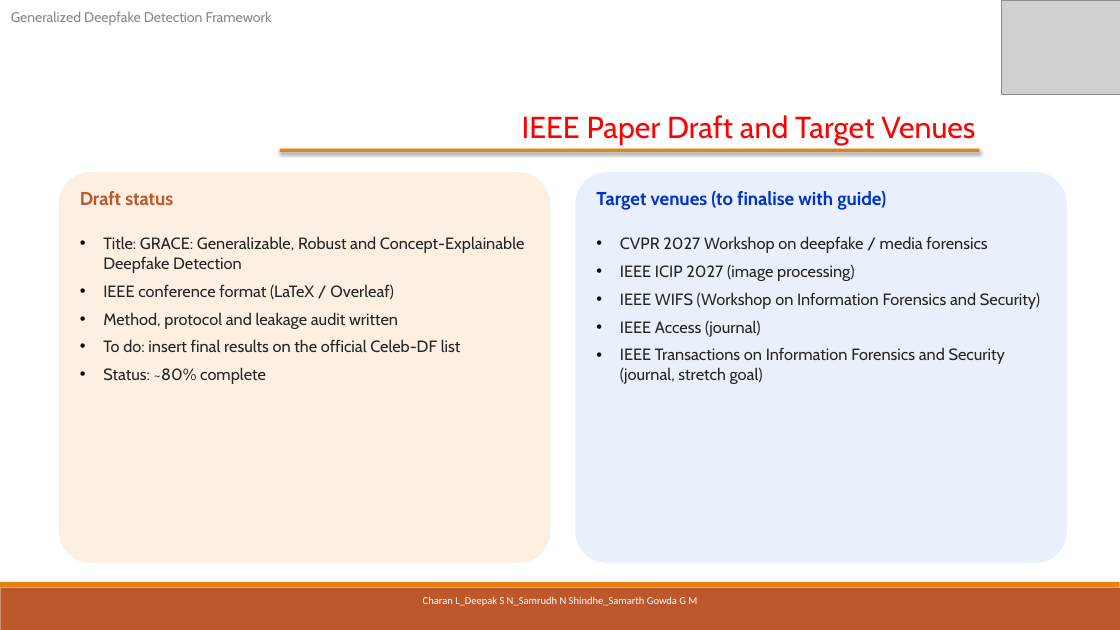
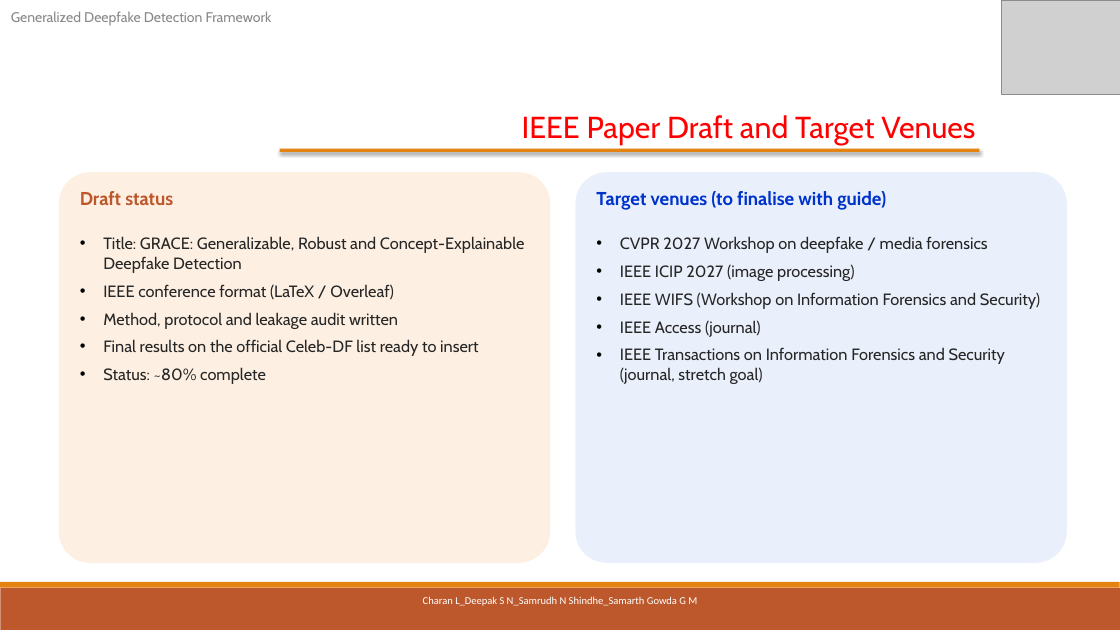
Before and after one commit to pes1ug23cs178/CAPSTONE_PW_26_RJ_02, a slide deck: slide 26 of ESA Report/output/PW26_RJ_02_Review3.pptx. Drawn at 1120x630 pixels with LibreOffice and Linux fonts; fonts in the diff are those of the drawing; grey boxes stand for pictures. Boxes give left, top, right and bottom in pixels: in the first picture for what was removed or moved away, otherwise in the second. Text is boxed around its words. In the diff, an @@ line names an element or a change of style, - is before the commit and + after.

Commit message:
Final report and Review-3 slides with official Celeb-DF results; README numbers; fix Word author field

```diff
--- a/ESA Report/output/PW26_RJ_02_Review3.pptx
+++ b/ESA Report/output/PW26_RJ_02_Review3.pptx
@@ text at box(103, 339, 479, 356): text changed @@
-• To do: insert final results on the official Celeb-DF list
+• Final results on the official Celeb-DF list ready to insert
```
Also in this commit, not shown: 10 other slides changed, 8 other files.
